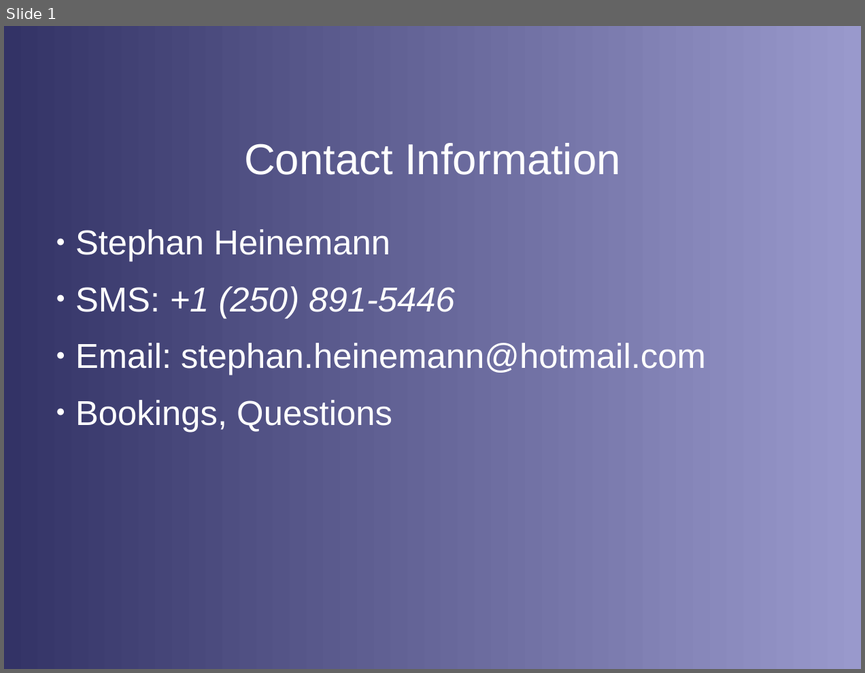
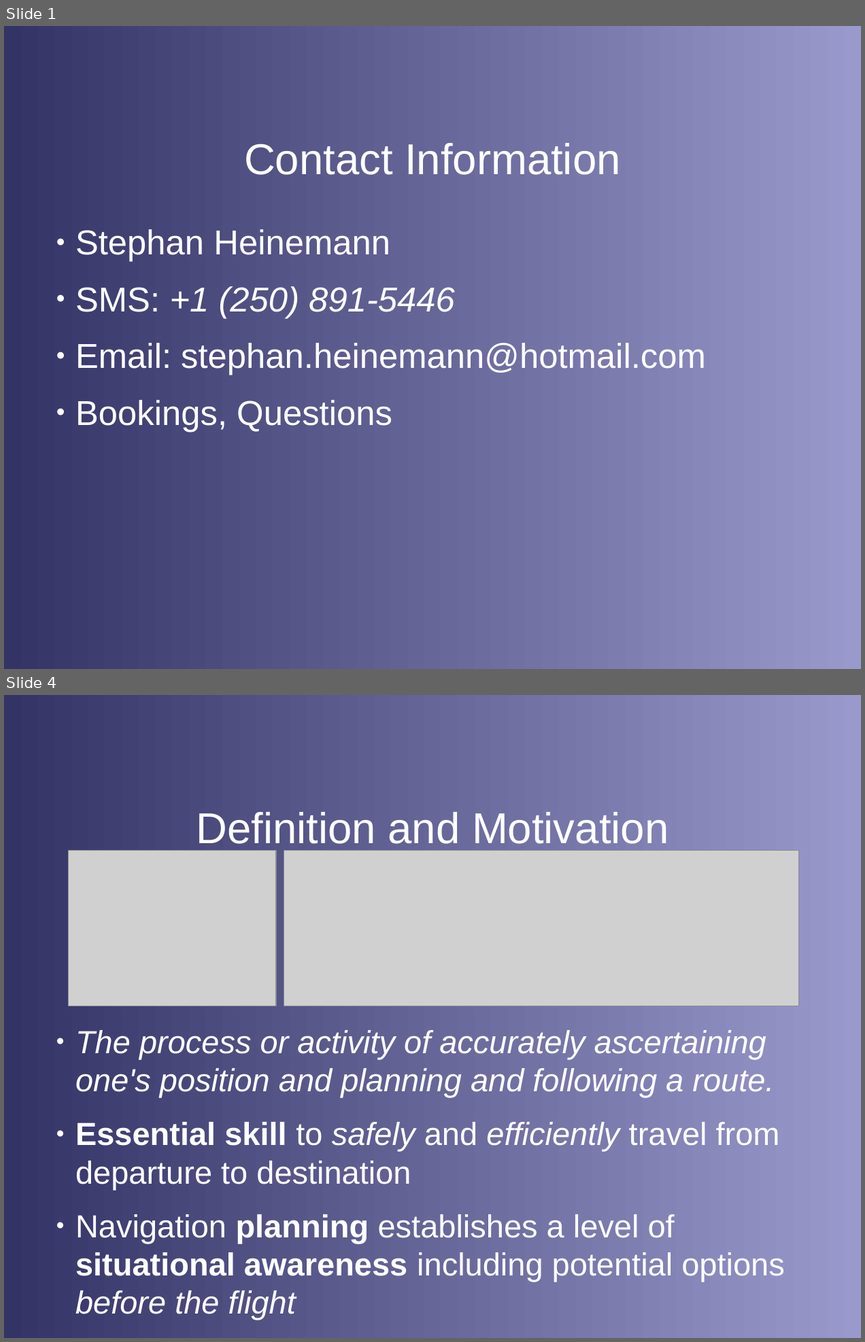
Before and after one commit to stephanheinemann/flight, a slide deck: FI/Navigation/Navigation.odp. Shown one above the other, each under a label of ours: slide 1 before the commit, slides 1 and 4 after it; the slides between them are not shown. The pictures are 865x673 and 865x1342 pixels, drawn with LibreOffice and Linux fonts; fonts in the diff are those of the drawing; grey boxes stand for pictures; background and template pictures are left out. Boxes give left, top, right and bottom in pixels: in the first picture for what was removed or moved away, otherwise in the second. Text is boxed around its words. In the diff, an @@ line names an element or a change of style, - is before the commit and + after.

Commit message:
extended navigation presentation

```diff
--- a/FI/Navigation/Navigation.odp
+++ b/FI/Navigation/Navigation.odp
@@ slide 4 added at (4,695,861,1338), background gradient #333366 to #9999CC @@
@@ title added at (196,812,668,851), 40 pt, text #FFFFFF @@
+Definition and Motivation
@@ picture added at (69,851,276,1006) @@
@@ picture added at (284,851,799,1006) @@
@@ text added at (75,1030,784,1320), 29.6 pt, text #FFFFFF @@
+● The process or activity of accurately ascertaining one's position and planning and following a route.
+● Essential skill to safely and efficiently travel from departure to destination
+● Navigation planning establishes a level of situational awareness including potential options before the flight
+● Supports decision making during the flight
```
Also in this commit, not shown: 1 slide changed, 1 other slide added, 2 slides removed, 2 other files.
